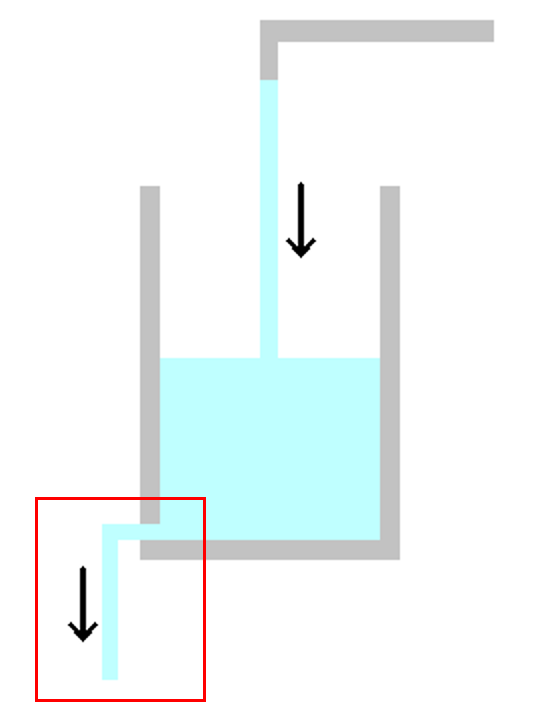
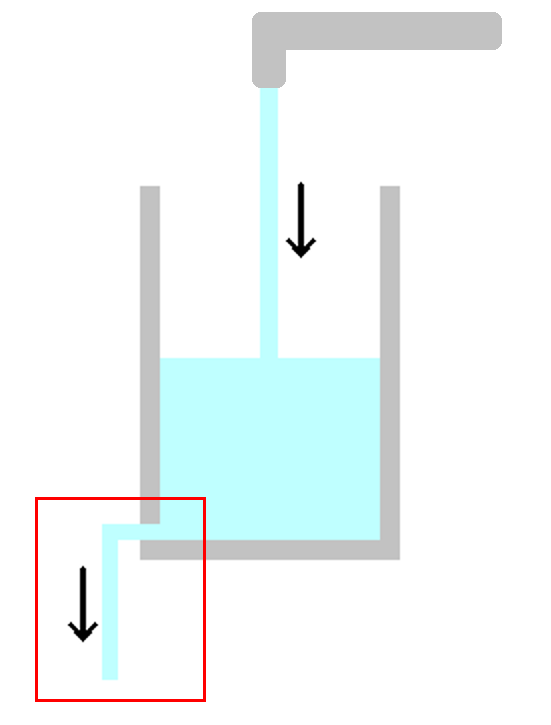
Two versions of the same layered image (551×725). Layer-by-layer changes:
added layer "Layer #1" above "Background" over [252, 12, 502, 88]
painted on "Background" over [259, 19, 495, 88]
